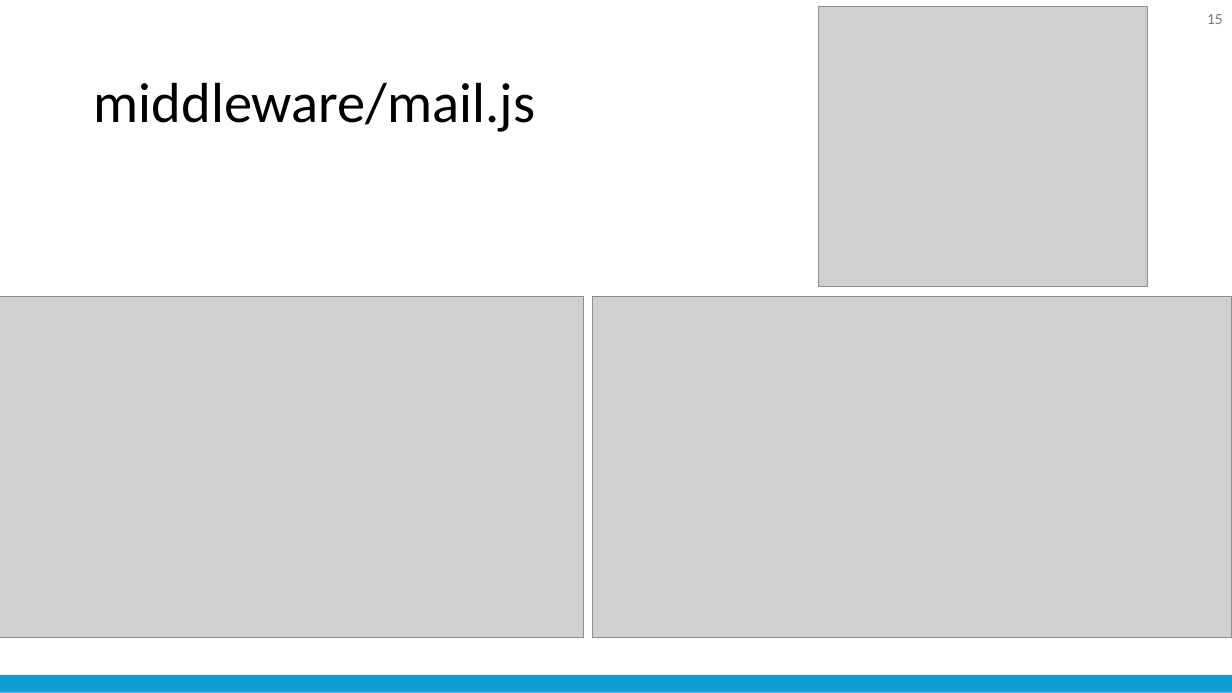
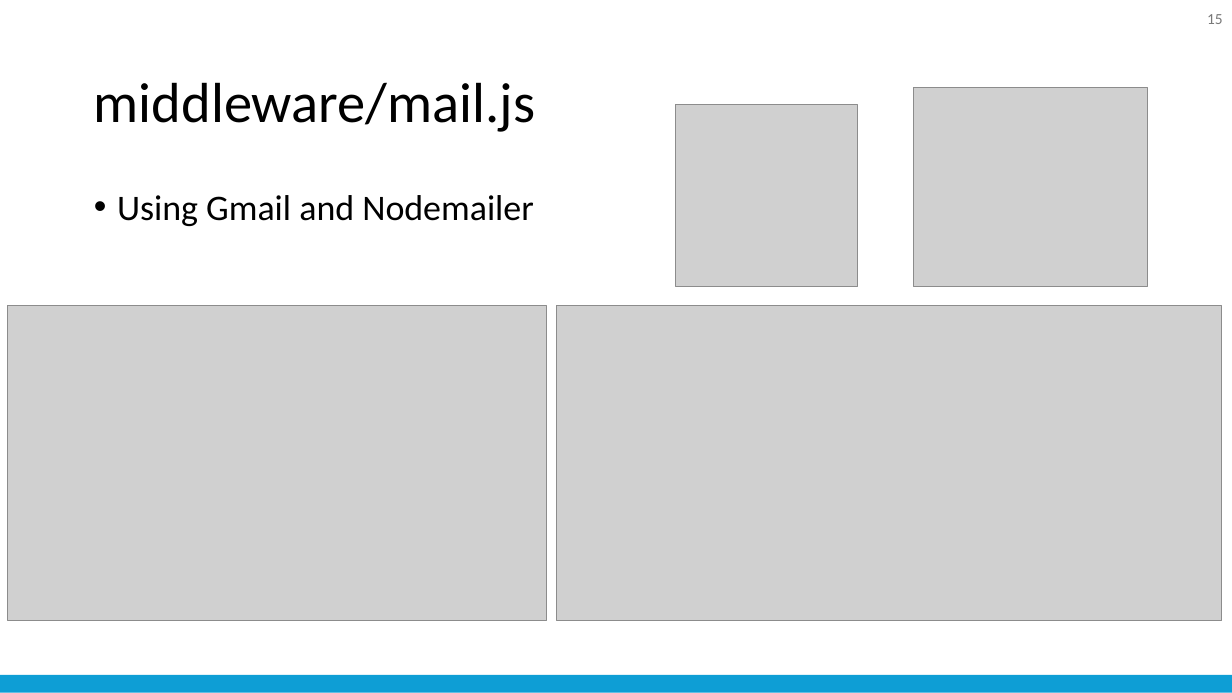
Before and after one commit to nattapong232/DentistBooking, a slide deck: slide 15 of SRS.pptx. Drawn at 1232x693 pixels with LibreOffice and Linux fonts; fonts in the diff are those of the drawing; grey boxes stand for pictures. Boxes give left, top, right and bottom in pixels: in the first picture for what was removed or moved away, otherwise in the second. Text is boxed around its words. In the diff, an @@ line names an element or a change of style, - is before the commit and + after.

```diff
--- a/SRS.pptx
+++ b/SRS.pptx
@@ picture: place and size @@
-picture at [819, 6, 1148, 287]
+picture at [913, 87, 1147, 287]
@@ picture added at [676, 105, 858, 287] @@
@@ text added at [117, 195, 534, 226], 28 pt, text #000000 @@
+• Using Gmail and Nodemailer
@@ picture: place and size @@
-picture at [0, 297, 584, 638]
+picture at [7, 306, 546, 621]
@@ picture: place and size @@
-picture at [592, 297, 1232, 638]
+picture at [556, 306, 1222, 621]
```
Also in this commit, not shown: 11 other slides changed, 1 slide added, 21 other files.
